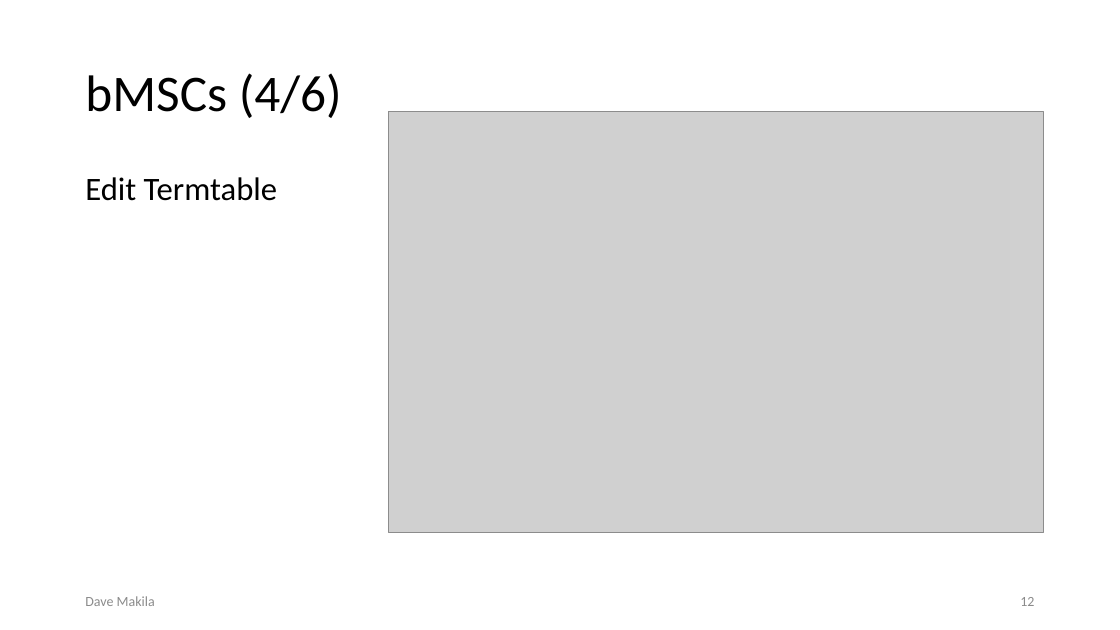
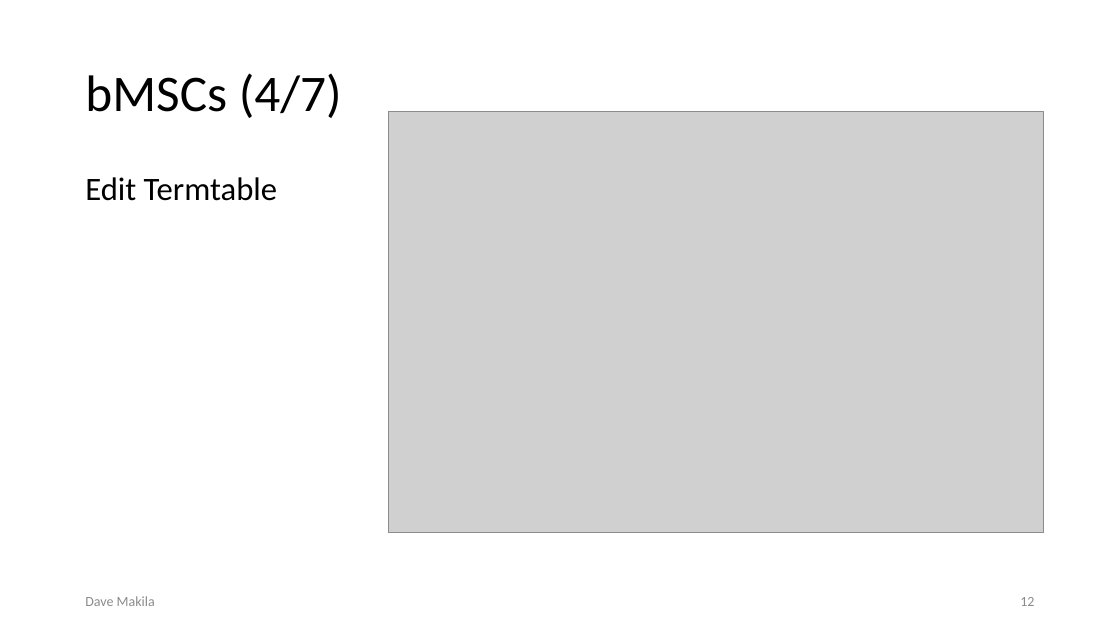
Before and after one commit to kastenfrosch/SEP, a slide deck: slide 12 of Dokumentation/Iteration2/II._Iteration_Praesentation.pptx. Drawn at 1120x630 pixels with LibreOffice and Linux fonts; fonts in the diff are those of the drawing; grey boxes stand for pictures. Boxes give left, top, right and bottom in pixels: in the first picture for what was removed or moved away, otherwise in the second. Text is boxed around its words. In the diff, an @@ line names an element or a change of style, - is before the commit and + after.

```diff
--- a/Dokumentation/Iteration2/II._Iteration_Praesentation.pptx
+++ b/Dokumentation/Iteration2/II._Iteration_Praesentation.pptx
@@ title at (x1=85, y1=73, x2=342, y2=118): text changed @@
-bMSCs (4/6)
+bMSCs (4/7)
```
Also in this commit, not shown: 8 other slides changed, 1 slide added, 1 other file.
